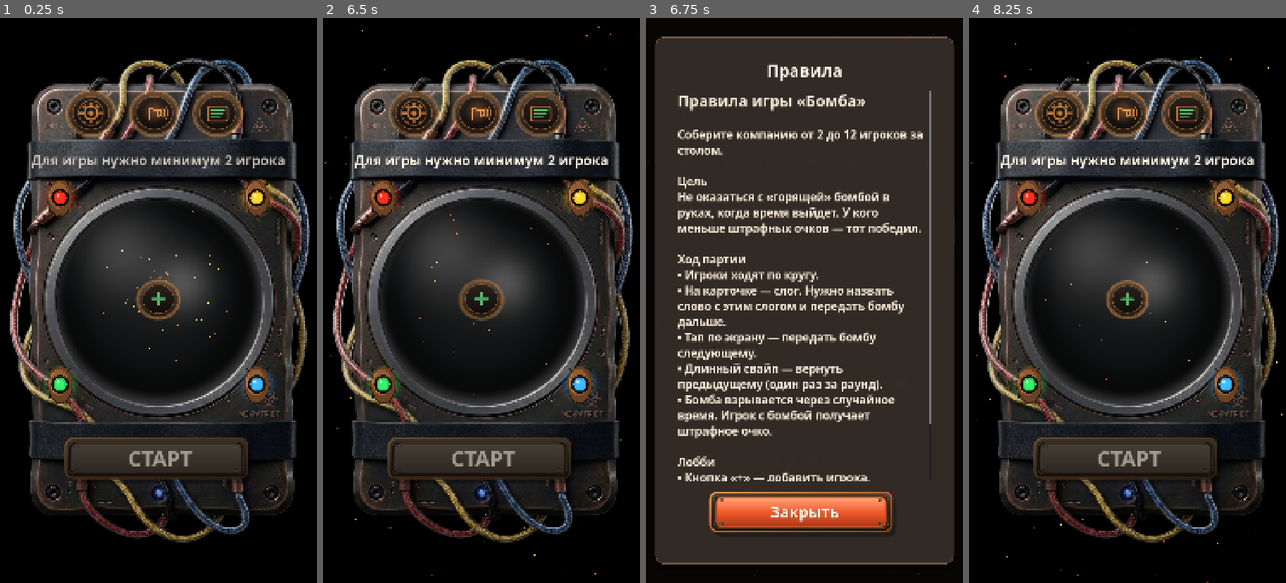
Above: before the commit, frames 1-4 (left to right).
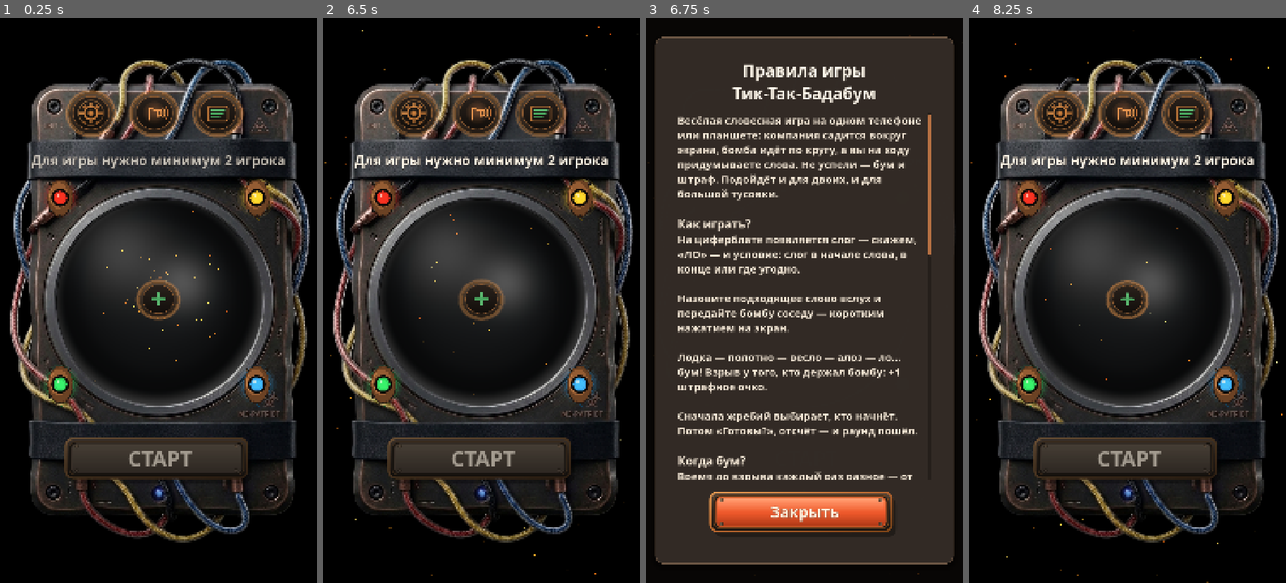
Above: after the commit, the same moments.

Repository: GGamezebo/GodBomb
Game: Godot game, scene res://main.tscn
Same seed, same stepped clock (60 frames per second), same inputs: the game is played once before the commit and once after it.
Inputs (mouse positions are in pixels of both pictures, inside the frame that each line leads up to):
- Up to frame 1 (0.25 s): no input
- Up to frame 2 (6.5 s): click (414, 114) at 0.5 s; click (541, 114) at 1.25 s; click (481, 300) at 2 s; click "Музыка в меню" at 2.75 s; click "Вибрация" at 3.5 s; click "Сбросить прогресс" at 4.25 s; click "Точно сбросить?" at 5 s; click "Закрыть" at 5.75 s
- Up to frame 3 (6.75 s): click (864, 114) at 6.5 s
- Up to frame 4 (8.25 s): click (1127, 300) at 7.25 s; click "Закрыть" at 8 s

Frames 1-2 are identical in both runs. In frame 3, 18% of the frame differs, in the area x 10-90%, y 8-82%; in frame 4, nothing differs.

Commit message:
Правила игры

Diff:
--- a/src/features/menu/rules_window.gd
+++ b/src/features/menu/rules_window.gd
@@ -1,42 +1,80 @@
 class_name RulesWindow
 extends Control
 
-const RULES_TEXT := """[font_size=52][b]Правила игры «Бомба»[/b][/font_size]
+const RULES_TEXT := """[font_size=36]Весёлая словесная игра на одном телефоне или планшете: компания садится вокруг экрана, бомба идёт по кругу, а вы на ходу придумываете слова. Не успели — бум и штраф. Подойдёт и для двоих, и для большой тусовки.
 
-[font_size=38]Соберите компанию от 2 до 12 игроков за столом.
+[font_size=40][b]Как играть?[/b][/font_size]
+На циферблате появляется слог — скажем, «ЛО» — и условие: слог в начале слова, в конце или где угодно.
 
-[b]Цель[/b]
-Не оказаться с «горящей» бомбой в руках, когда время выйдет. У кого меньше штрафных очков — тот победил.
+Назовите подходящее слово вслух и передайте бомбу соседу — коротким нажатием на экран.
 
-[b]Ход партии[/b]
-• Игроки ходят по кругу.
-• На карточке — слог. Нужно назвать слово с этим слогом и передать бомбу дальше.
-• [b]Тап[/b] по экрану — передать бомбу следующему.
-• [b]Длинный свайп[/b] — вернуть предыдущему (один раз за раунд).
-• Бомба взрывается через случайное время. Игрок с бомбой получает штрафное очко.
+Лодка — полотно — весло — алоэ — ло… бум! Взрыв у того, кто держал бомбу: +1 штрафное очко.
 
-[b]Лобби[/b]
-• Кнопка «+» — добавить игрока.
-• Перетащи персонажа на стул другого персонажа для смены места.
-• Удержание 1,5 секунды — изменить имя и цвет слайма."""
+Сначала жребий выбирает, кто начнёт. Потом «Готовы?», отсчёт — и раунд пошёл.
 
+[font_size=40][b]Когда бум?[/b][/font_size]
+Время до взрыва каждый раз разное — от почти мгновенного до долгой серии ходов. Перед концом бомба подаёт сигнал: успейте передать или готовьтесь к штрафу.
+
+Между раундами на экране мелькает, сколько игры ещё впереди.
+
+[font_size=40][b]Кто победил?[/b][/font_size]
+После всех раундов смотрите таблицу: у кого меньше штрафов — тот выше. Лучше думать быстро, чем героически тянуть время с бомбой в руках.
+
+[font_size=40][b]Сбор игроков[/b][/font_size]
+Нужно минимум двое, максимум двенадцать. [b]+[/b] — новый игрок, перетащите слайм на другого — поменяйте места за столом, удержите ~1,5 с — имя и цвет.
+
+В настройках задаёте длительность партии — от неё зависит число раундов.
+
+[font_size=40][b]Если что-то пошло не так[/b][/font_size]
+Неверное слово или случайное нажатие? В бою есть аварийная кнопка: выберите, кто переигрывает ход. Состав игроков можно поправить и прямо во время матча — через кнопку со списком за столом.
+
+
+[font_size=24][color=#ffffff18]————————————————[/color][/font_size]
+
+
+[font_size=36][b]Разработчики[/b][/font_size]
+Екатерина Кровш — продакт-менеджер
+Герман Гульдеров — sound-дизайнер
+Игорь Белов — вайб-кодер
+
+[center][font_size=40][b]Приятной игры![/b][/font_size][/center]"""
+
+const SCROLL_TRACK := Color(0.08, 0.06, 0.05, 0.42)
+const SCROLL_GRABBER := Color(0.78, 0.48, 0.28, 0.9)
+const SCROLL_GRABBER_HI := Color(0.94, 0.6, 0.34, 0.98)
+
+@export var rules_scroll: ScrollContainer
 @export var rules_text: RichTextLabel
 @export var close_button: StartActionButton
+
+var _layout_pending := false
 
 
 func _ready() -> void:
 	visible = false
 	if rules_text:
 		rules_text.text = RULES_TEXT
+		rules_text.scroll_active = false
+		rules_text.fit_content = true
+		rules_text.bbcode_enabled = true
+		rules_text.mouse_filter = Control.MOUSE_FILTER_IGNORE
+	if rules_scroll:
+		_configure_scroll(rules_scroll)
+		if not rules_scroll.resized.is_connected(_queue_rules_layout):
+			rules_scroll.resized.connect(_queue_rules_layout)
 	if close_button:
 		close_button.pressed.connect(close)
 		UiSounds.bind_button(close_button)
 	call_deferred("_update_modal_layer_visibility")
+	call_deferred("_queue_rules_layout")
 
 
 func open() -> void:
 	visible = true
 	_show_modal_layer()
+	if rules_scroll:
+		rules_scroll.scroll_vertical = 0
+	_queue_rules_layout()
 	UiSounds.play_modal_open()
 
 
@@ -54,6 +92,66 @@
 		get_viewport().set_input_as_handled()
 
 
+func _notification(what: int) -> void:
+	if what == NOTIFICATION_RESIZED and visible:
+		_queue_rules_layout()
+
+
+func _queue_rules_layout() -> void:
+	if _layout_pending:
+		return
+	_layout_pending = true
+	call_deferred("_sync_rules_text_layout")
+
+
+func _sync_rules_text_layout() -> void:
+	_layout_pending = false
+	if rules_scroll == null or rules_text == null:
+		return
+	var width := int(floorf(rules_scroll.size.x))
+	if width <= 1:
+		return
+	var text_width := maxi(width - 18, 1)
+	rules_text.custom_minimum_size = Vector2(text_width, 0.0)
+	rules_text.size.x = text_width
+	rules_text.fit_content = true
+	await get_tree().process_frame
+	var content_h := maxf(rules_text.get_content_height(), rules_text.size.y)
+	rules_text.custom_minimum_size = Vector2(text_width, content_h)
+	rules_text.size = rules_text.custom_minimum_size
+
+
+static func _configure_scroll(scroll: ScrollContainer) -> void:
+	scroll.horizontal_scroll_mode = ScrollContainer.SCROLL_MODE_DISABLED
+	scroll.vertical_scroll_mode = ScrollContainer.SCROLL_MODE_AUTO
+	scroll.scroll_deadzone = 16
+	scroll.scroll_vertical_custom_step = 80.0
+	scroll.clip_contents = true
+	_style_vertical_scroll_bar(scroll.get_v_scroll_bar())
+
+
+static func _style_vertical_scroll_bar(bar: VScrollBar) -> void:
+	if bar == null:
+		return
+	bar.custom_minimum_size.x = 12
+	var track := StyleBoxFlat.new()
+	track.bg_color = SCROLL_TRACK
+	track.set_corner_radius_all(6)
+	track.content_margin_top = 6.0
+	track.content_margin_bottom = 6.0
+	track.content_margin_left = 2.0
+	track.content_margin_right = 2.0
+	var grabber := StyleBoxFlat.new()
+	grabber.bg_color = SCROLL_GRABBER
+	grabber.set_corner_radius_all(6)
+	var grabber_hi := grabber.duplicate() as StyleBoxFlat
+	grabber_hi.bg_color = SCROLL_GRABBER_HI
+	bar.add_theme_stylebox_override("scroll", track)
+	bar.add_theme_stylebox_override("grabber", grabber)
+	bar.add_theme_stylebox_override("grabber_highlight", grabber_hi)
+	bar.add_theme_constant_override("minimum_grabber_size", 64)
+
+
 func _show_modal_layer() -> void:
 	if get_parent() is CanvasLayer:
 		(get_parent() as CanvasLayer).visible = true
--- a/src/features/menu/rules_window.tscn
+++ b/src/features/menu/rules_window.tscn
@@ -3,7 +3,7 @@
 [ext_resource type="Script" path="res://src/features/menu/rules_window.gd" id="1"]
 [ext_resource type="PackedScene" path="res://src/features/menu/pill_action_button.tscn" id="2"]
 
-[node name="RulesWindow" type="Control" node_paths=PackedStringArray("rules_text", "close_button")]
+[node name="RulesWindow" type="Control" node_paths=PackedStringArray("rules_scroll", "rules_text", "close_button")]
 layout_mode = 3
 anchors_preset = 15
 anchor_right = 1.0
@@ -11,6 +11,7 @@
 grow_horizontal = 2
 grow_vertical = 2
 script = ExtResource("1")
+rules_scroll = NodePath("Panel/Margin/VBox/Scroll")
 rules_text = NodePath("Panel/Margin/VBox/Scroll/RulesText")
 close_button = NodePath("Panel/Margin/VBox/CloseButton")
 
@@ -47,24 +48,39 @@
 layout_mode = 2
 theme_override_constants/separation = 28
 
-[node name="Title" type="Label" parent="Panel/Margin/VBox"]
+[node name="TitleBlock" type="VBoxContainer" parent="Panel/Margin/VBox"]
+layout_mode = 2
+theme_override_constants/separation = 0
+alignment = 1
+
+[node name="TitleRules" type="Label" parent="Panel/Margin/VBox/TitleBlock"]
 layout_mode = 2
 theme_type_variation = &"ModalTitle"
-text = "Правила"
+text = "Правила игры"
+horizontal_alignment = 1
+
+[node name="TitleGame" type="Label" parent="Panel/Margin/VBox/TitleBlock"]
+layout_mode = 2
+theme_type_variation = &"ModalTitle"
+text = "Тик-Так-Бадабум"
 horizontal_alignment = 1
 
 [node name="Scroll" type="ScrollContainer" parent="Panel/Margin/VBox"]
 layout_mode = 2
 size_flags_vertical = 3
+horizontal_scroll_mode = 0
+vertical_scroll_mode = 2
+scroll_deadzone = 16
+clip_contents = true
 
 [node name="RulesText" type="RichTextLabel" parent="Panel/Margin/VBox/Scroll"]
 layout_mode = 2
 size_flags_horizontal = 3
-size_flags_vertical = 3
 theme_type_variation = &"ModalRichText"
 bbcode_enabled = true
 fit_content = true
 scroll_active = false
+mouse_filter = 2
 
 [node name="CloseButton" parent="Panel/Margin/VBox" instance=ExtResource("2")]
 layout_mode = 2
Not shown, changed: export_presets.cfg
